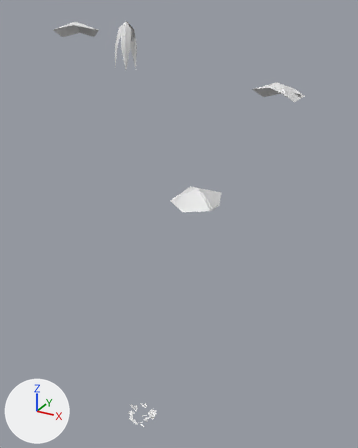
Renders of the OBJ model game/assets/models/plants/SM_Plant_CeibaYoung_Canopy_LOD1.obj from each side of a commit.
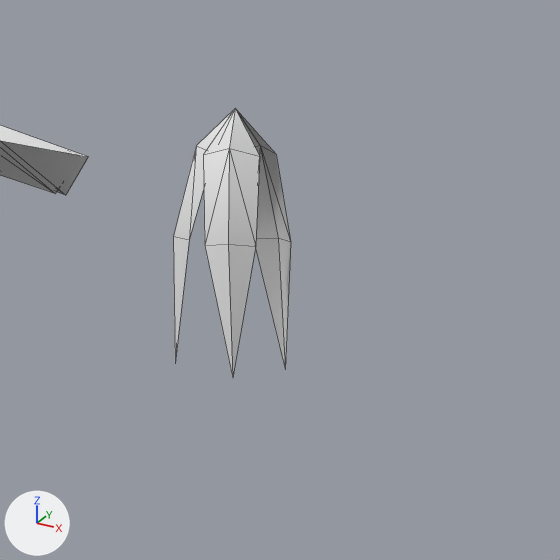
Each version is shown whole from a 50 mm camera at (16.44, -24.01, 28.62) aimed at (1.73, 2.72, 15.25), then close up on the part from 23% to 52% of the width and 0% to 24% of the height. Arrows for +X, +Y and +Z are at lower left; the lights stay in place. The first two pictures are the older version. The close-ups show mesh edges as thin lines. Where no turn or scale is listed for an object, it has been applied to the vertices. Vertices at exactly the same position are counted once.

The first close-up shows 'SM_Plant_CeibaYoung_Canopy_LOD1'.
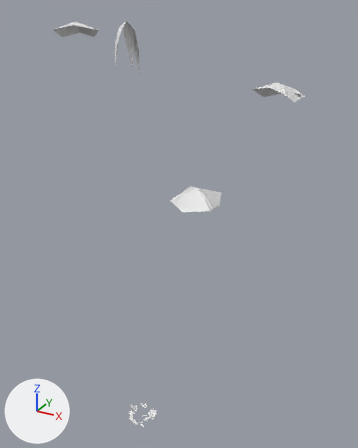
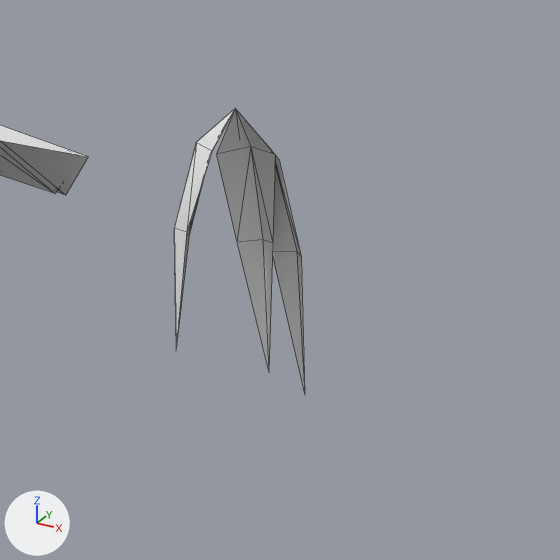
Pixel boxes [x1, y1, x2, y2] of what changed, in the close-ups (560 x 560 px; the box of a moved part takes in the faces that stretch with it):
'SM_Plant_CeibaYoung_Canopy_LOD1', reshaped: before [0, 109, 291, 377]; after [0, 109, 305, 395]
part 1 of me_sm_plant_ceibayoung_canopy_lod1, moved or reshaped: before [173, 110, 291, 367]; after [174, 109, 305, 395]

The change, as a diff of the scene's bpy script:
```diff
--- a/game/assets/models/plants/SM_Plant_CeibaYoung_Canopy_LOD1.obj.py
+++ b/game/assets/models/plants/SM_Plant_CeibaYoung_Canopy_LOD1.obj.py
@@ me_sm_plant_ceibayoung_canopy_lod1 @@
 # used by ob_sm_plant_ceibayoung_canopy_lod1; location = (0.0, 0.0, 0.0)
-me_sm_plant_ceibayoung_canopy_lod1.from_pydata(...)  # 159 vertices, 118 faces; spans x -9.3..8.4, y -6.1..7.8, z -0.1..27.9
+me_sm_plant_ceibayoung_canopy_lod1.from_pydata(...)  # 166 vertices, 126 faces; spans x -9.3..8.4, y -6.1..7.8, z -0.1..27.9
+# me_sm_plant_ceibayoung_canopy_lod1 part 1
+# 8 faces are deleted
+# 17 vertices move from x -0.6..0.5, y -0.8..0.8, z 25.3..27.5 to x -0.7..0.1, y -0.6..0.7, z 25.2..27.6
+# 7 vertices are added at x -0.2..0.4, y 0.2..0.8, z 25.0..27.5
+# 16 new faces join them
```
